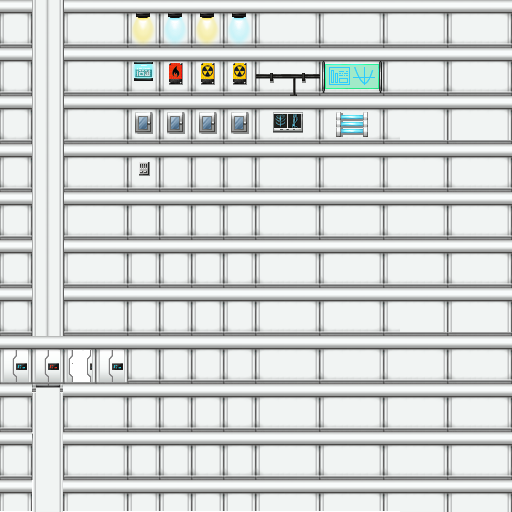
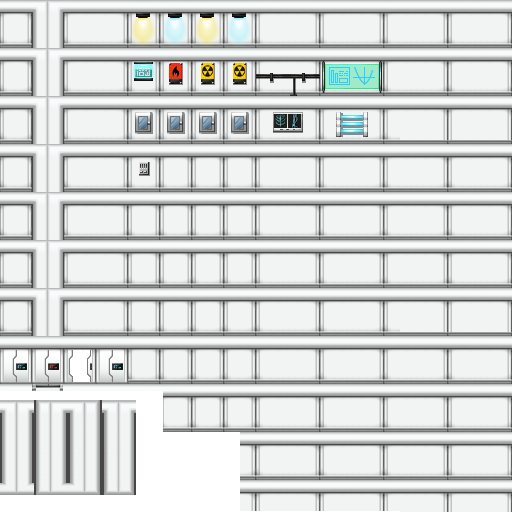
Layer changes from the first 512×512 image to the second:
removed layer "ceil" over box(45, 0, 50, 290)
renamed "Calque #1" to "Calque #6", painted on it over box(0, 0, 240, 495)
painted on "Calque #3" over box(0, 0, 240, 493)
painted on "door 2" over box(0, 391, 128, 393)
painted on "Calque #4" over box(0, 16, 240, 511)
painted on "Calque" over box(0, 391, 240, 512)
